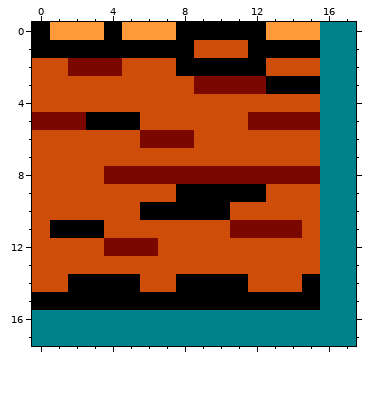
File history of a pixel-art sprite, gamelime/debug/images/yokai/floor_18x18_01.png. Above: the version before the commit.
The file is 18x18 pixels.
After:
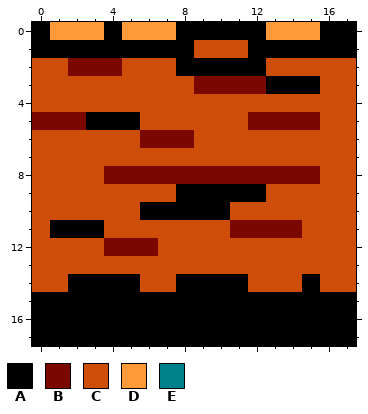
Palette (. is transparent): A #000000  B #7b0800  C #ce4d08  D #ff9a39  E #00828c
Changes in this commit:
y 0..1: x 16..17 EE -> AA
y 2..14: x 16..17 EE -> CC
y 15: x 16..17 EE -> AA
y 16..17: x 0..17 EEEEEEEEEEEEEEEEEE -> AAAAAAAAAAAAAAAAAA
